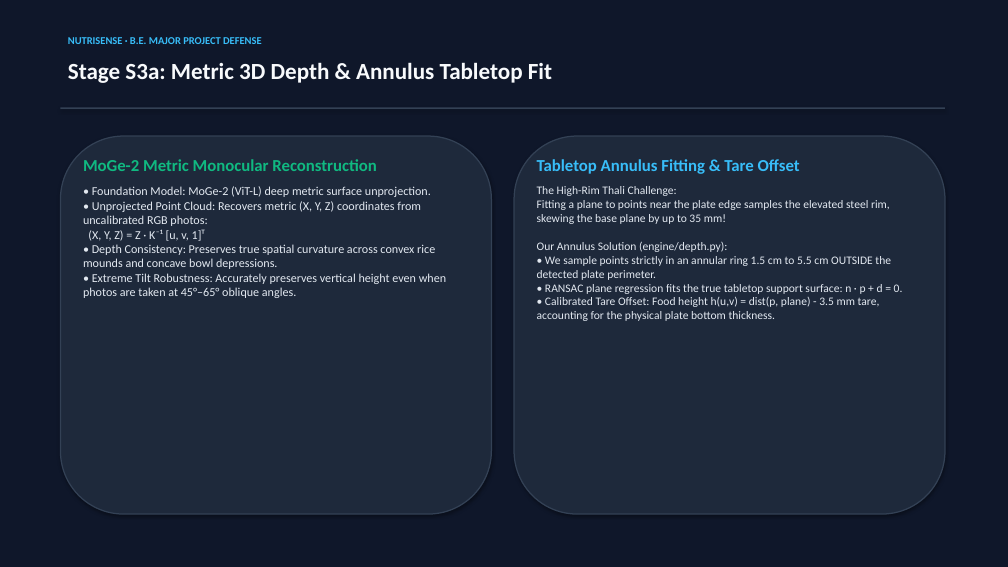
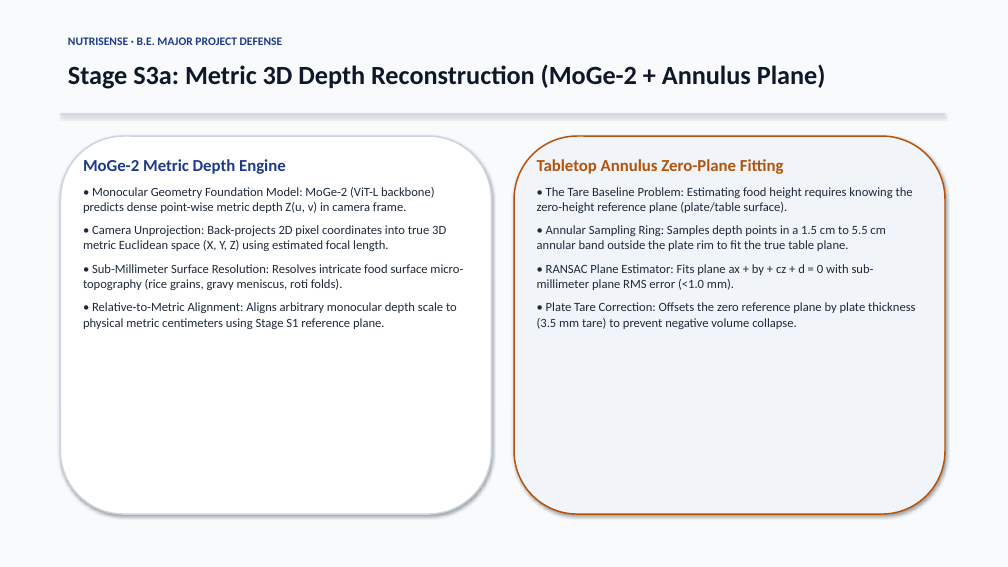
Before and after one commit to Lion4467cat/NutriSense, a slide deck: slide 12 of NutriSense_Major_Project_Presentation.pptx. Drawn at 1008x567 pixels with LibreOffice and Linux fonts; fonts in the diff are those of the drawing. Boxes give left, top, right and bottom in pixels: in the first picture for what was removed or moved away, otherwise in the second. Text is boxed around its words. In the diff, an @@ line names an element or a change of style, - is before the commit and + after.

Commit message:
feat(submission): daylight presentation redesign, 4-page camera-ready IEEE paper, responsive topbar nav, and live UI captures

```diff
--- a/NutriSense_Major_Project_Presentation.pptx
+++ b/NutriSense_Major_Project_Presentation.pptx
@@ rectangle at <box>0,0,1008,567</box>: fill #0F172A to #F8FAFC @@
@@ text "NUTRISENSE · B.E. MAJOR PROJECT ..." at <box>68,37,283,45</box>: size 10 to 11 pt, text colour #38BDF8 to #1E3A8A @@
@@ text at <box>68,64,826,89</box>: text changed; size 22 to 25 pt; text colour #F8FAFC to #0F172A @@
-Stage S3a: Metric 3D Depth & Annulus Tabletop Fit
+Stage S3a: Metric 3D Depth Reconstruction (MoGe-2 + Annulus Plane)
@@ rectangle: place and size @@
-rectangle at <box>60,107,945,109</box>
+rectangle at <box>60,113,945,116</box>
@@ rectangle at <box>60,113,945,116</box>: fill #334155 to #CBD5E1 @@
@@ rounded rectangle at <box>60,136,492,514</box>: fill #1E293B to #FFFFFF; outline #334155 1.2 pt to #CBD5E1 1.4 pt @@
@@ rounded rectangle at <box>514,136,945,514</box>: fill #1E293B to #F1F5F9; outline #334155 1.2 pt to #B45309 1.4 pt @@
@@ text at <box>83,159,463,329</box>: text changed; size 11.5 to 12 pt; text colour #E2E8F0 to #1E293B @@
-MoGe-2 Metric Monocular Reconstruction
-• Foundation Model: MoGe-2 (ViT-L) deep metric surface unprojection.
-• Unprojected Point Cloud: Recovers metric (X, Y, Z) coordinates from uncalibrated RGB photos:
-(X, Y, Z) = Z · K⁻¹ [u, v, 1]ᵀ
-• Depth Consistency: Preserves true spatial curvature across convex rice mounds and concave bowl depressions.
-• Extreme Tilt Robustness: Accurately preserves vertical height even when photos are taken at 45°–65° oblique angles.
+MoGe-2 Metric Depth Engine
+• Monocular Geometry Foundation Model: MoGe-2 (ViT-L backbone) predicts dense point-wise metric depth Z(u, v) in camera frame.
+• Camera Unprojection: Back-projects 2D pixel coordinates into true 3D metric Euclidean space (X, Y, Z) using estimated focal length.
+• Sub-Millimeter Surface Resolution: Resolves intricate food surface micro-topography (rice grains, gravy meniscus, roti folds).
+• Relative-to-Metric Alignment: Aligns arbitrary monocular depth scale to physical metric centimeters using Stage S1 reference plane.
@@ text at <box>537,159,915,329</box>: text changed; size 11 to 12 pt; text colour #E2E8F0 to #1E293B @@
-Tabletop Annulus Fitting & Tare Offset
-The High-Rim Thali Challenge:
-Fitting a plane to points near the plate edge samples the elevated steel rim, skewing the base plane by up to 35 mm!
-Our Annulus Solution (engine/depth.py):
-• We sample points strictly in an annular ring 1.5 cm to 5.5 cm OUTSIDE the detected plate perimeter.
-• RANSAC plane regression fits the true tabletop support surface: n · p + d = 0.
-• Calibrated Tare Offset: Food height h(u,v) = dist(p, plane) - 3.5 mm tare, accounting for the physical plate bottom thickness.
+Tabletop Annulus Zero-Plane Fitting
+• The Tare Baseline Problem: Estimating food height requires knowing the zero-height reference plane (plate/table surface).
+• Annular Sampling Ring: Samples depth points in a 1.5 cm to 5.5 cm annular band outside the plate rim to fit the true table plane.
+• RANSAC Plane Estimator: Fits plane ax + by + cz + d = 0 with sub-millimeter plane RMS error (<1.0 mm).
+• Plate Tare Correction: Offsets the zero reference plane by plate thickness (3.5 mm tare) to prevent negative volume collapse.
```
Also in this commit, not shown: 14 other slides changed, 5 slides added, 5 slides removed, 30 other files.
